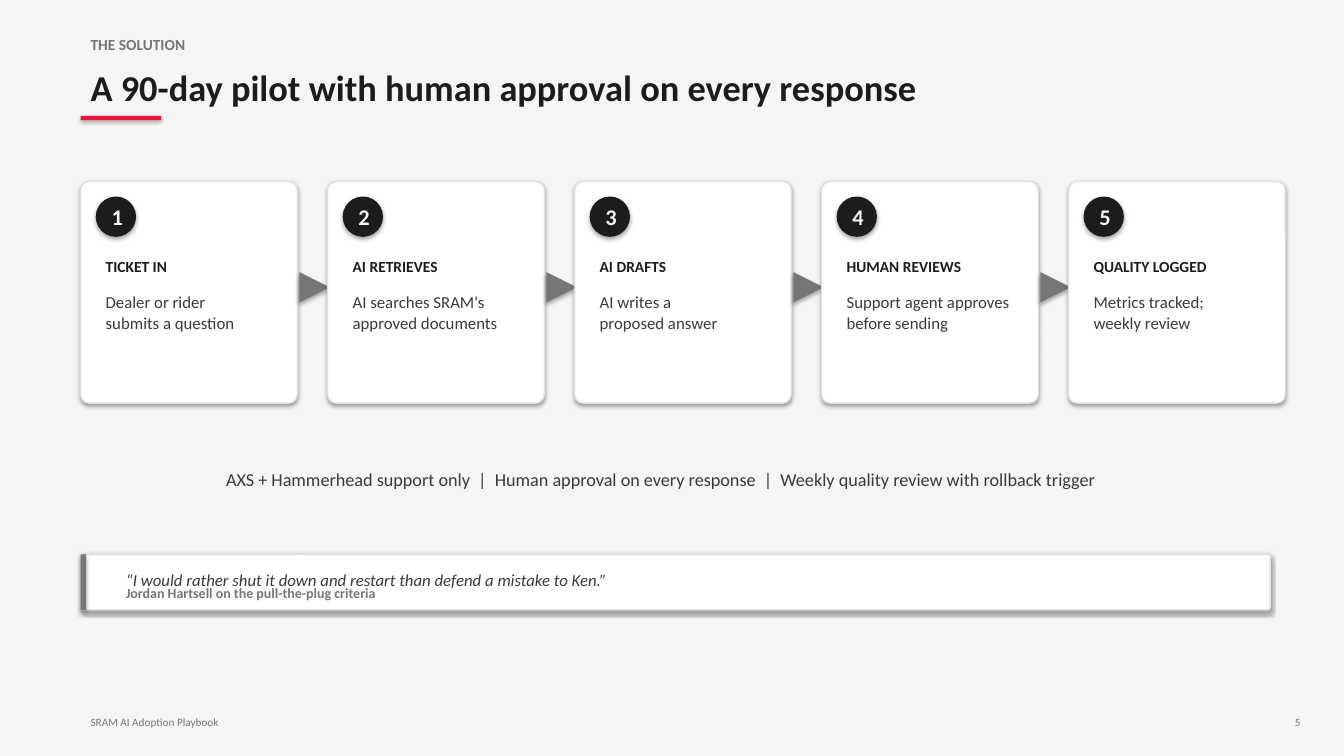
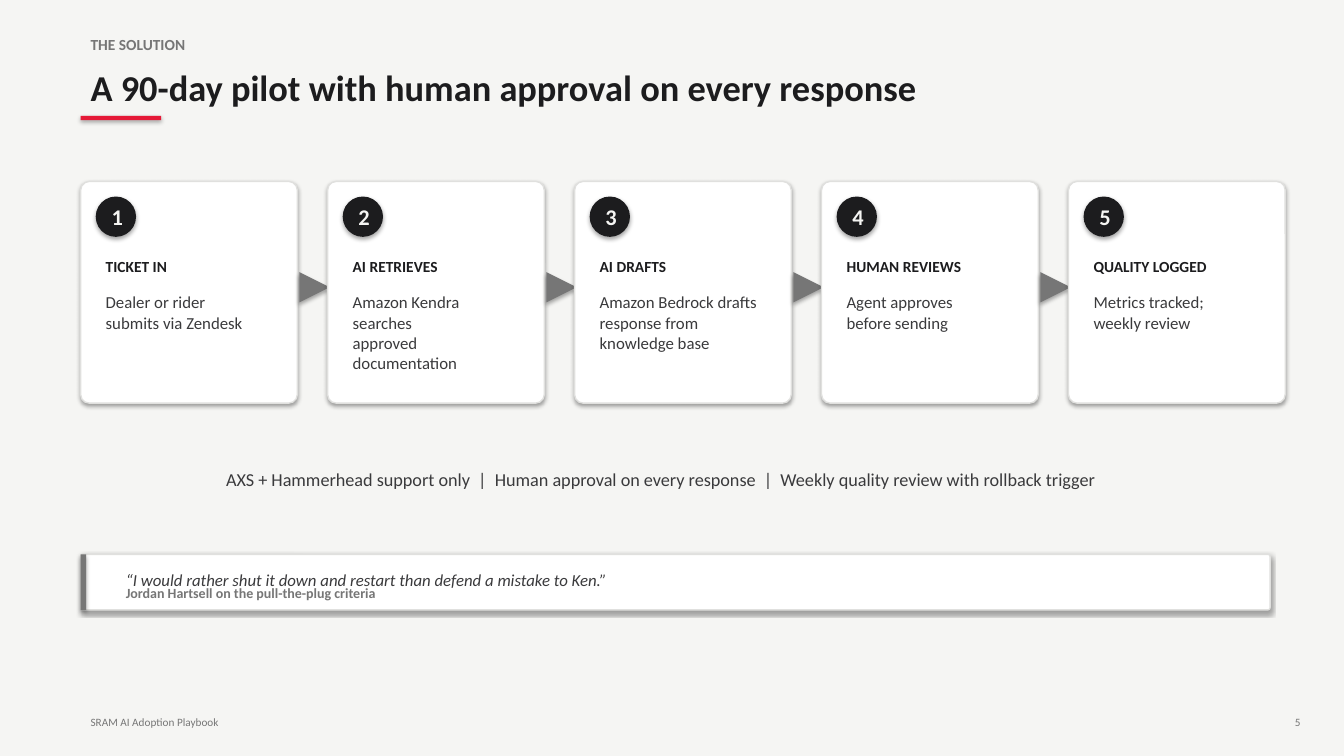
Before and after one commit to ewkreienberg/sram-ai-playbook, a slide deck: slide 11 of deliverables/SRAM_AI_Adoption_Playbook.pptx. Drawn at 1344x756 pixels with LibreOffice and Linux fonts; fonts in the diff are those of the drawing. Boxes give left, top, right and bottom in pixels: in the first picture for what was removed or moved away, otherwise in the second. Text is boxed around its words. In the diff, an @@ line names an element or a change of style, - is before the commit and + after.

Commit message:
Restore specificity, keep only targeted accessibility fixes
Reverted most jargon simplifications. Kept: Shimano tagged as
largest competitor, clipless changed to clip-in, cockpit description
clarified, AXS ecosystem bar explains wireless data sharing.
Restored OEM, DTC, CRM, SLA, CSAT, Zendesk, Kendra, Bedrock,
Shopify, SageMaker, and other specific terms.

```diff
--- a/deliverables/SRAM_AI_Adoption_Playbook.pptx
+++ b/deliverables/SRAM_AI_Adoption_Playbook.pptx
@@ text at box(106, 296, 242, 329): text changed @@
-Dealer or rider
-submits a question
+Dealer or rider
+submits via Zendesk
@@ text at box(353, 296, 459, 369): text changed @@
-AI searches SRAM's
-approved documents
+Amazon Kendra searches
+approved documentation
@@ text at box(600, 296, 757, 352): text changed @@
-AI writes a
-proposed answer
+Amazon Bedrock drafts
+response from knowledge base
@@ text at box(847, 297, 952, 332): text changed @@
-Support agent approves
-before sending
+Agent approves
+before sending
```
Also in this commit, not shown: 22 other slides changed, 1 other file.
